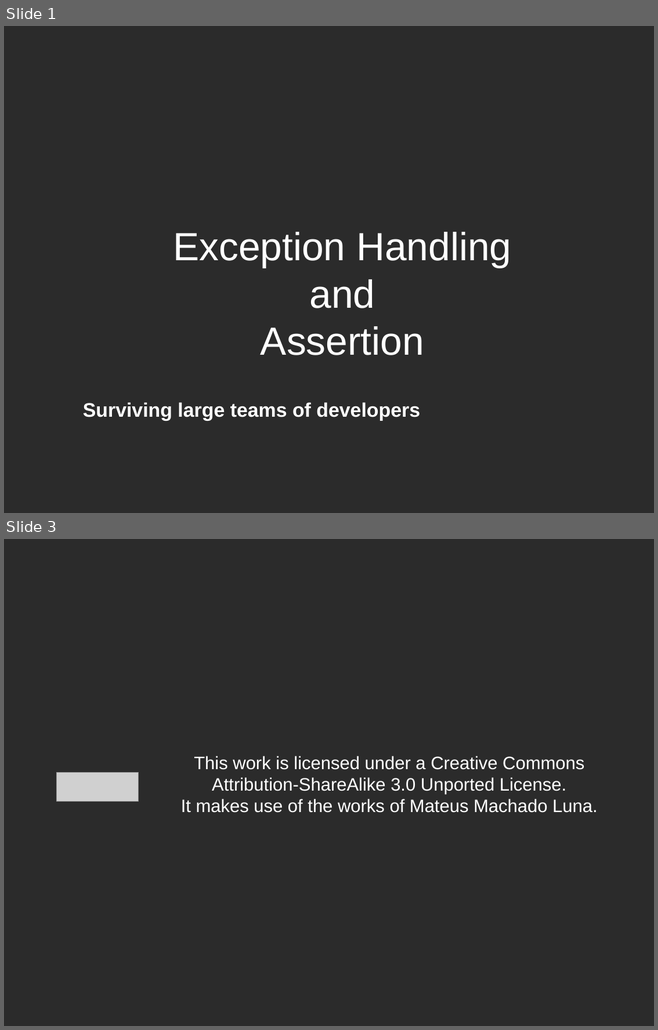
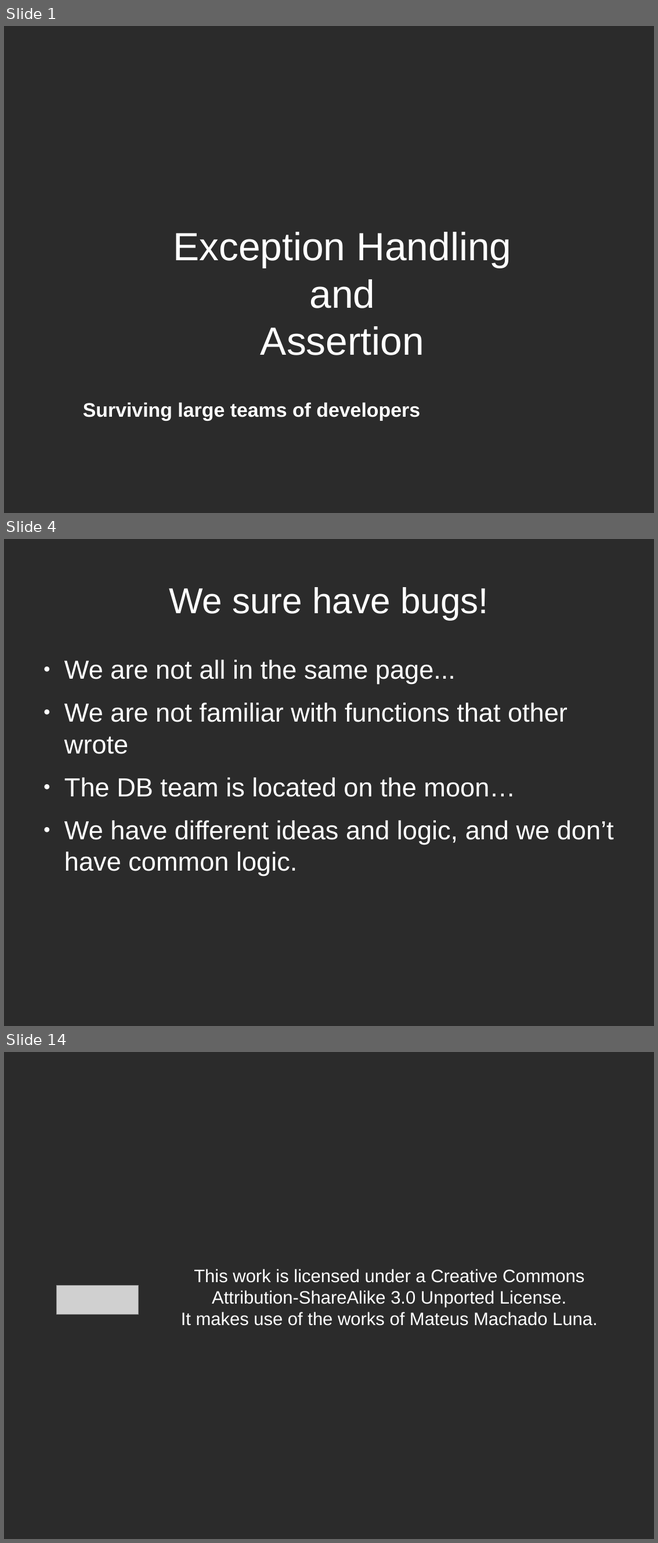
Before and after one commit to talyaron/full-stack, a slide deck: JS/exception handeling/Error Handling and Assertion.odp. Shown one above the other, each under a label of ours: slides 1 and 3 before the commit, slides 1, 4 and 14 after it; the slides between them are not shown. The pictures are 658x1030 and 658x1543 pixels, drawn with LibreOffice and Linux fonts; fonts in the diff are those of the drawing; grey boxes stand for pictures; background and template pictures are left out; a plain dark background stands for a picture behind light text. Boxes give left, top, right and bottom in pixels: in the first picture for what was removed or moved away, otherwise in the second. Text is boxed around its words. In the diff, an @@ line names an element or a change of style, - is before the commit and + after.

```diff
--- a/JS/exception handeling/Error Handling and Assertion.odp
+++ b/JS/exception handeling/Error Handling and Assertion.odp
@@ slide 4 added at (x1=4, y1=539, x2=654, y2=1026), background picture (left out) @@
@@ title added at (x1=169, y1=587, x2=488, y2=620), 44 pt, text #FFFFFF @@
+We sure have bugs!
@@ text added at (x1=64, y1=660, x2=614, y2=876), 32 pt, text #FFFFFF @@
+● We are not all in the same page...
+● We are not familiar with functions that other wrote
+● The DB team is located on the moon…
+● We have different ideas and logic, and we don’t have common logic.
@@ what was slide 3 is now slide 14 @@
```
Also in this commit, not shown: 11 other slides added, 1 slide removed, 3 other files.
